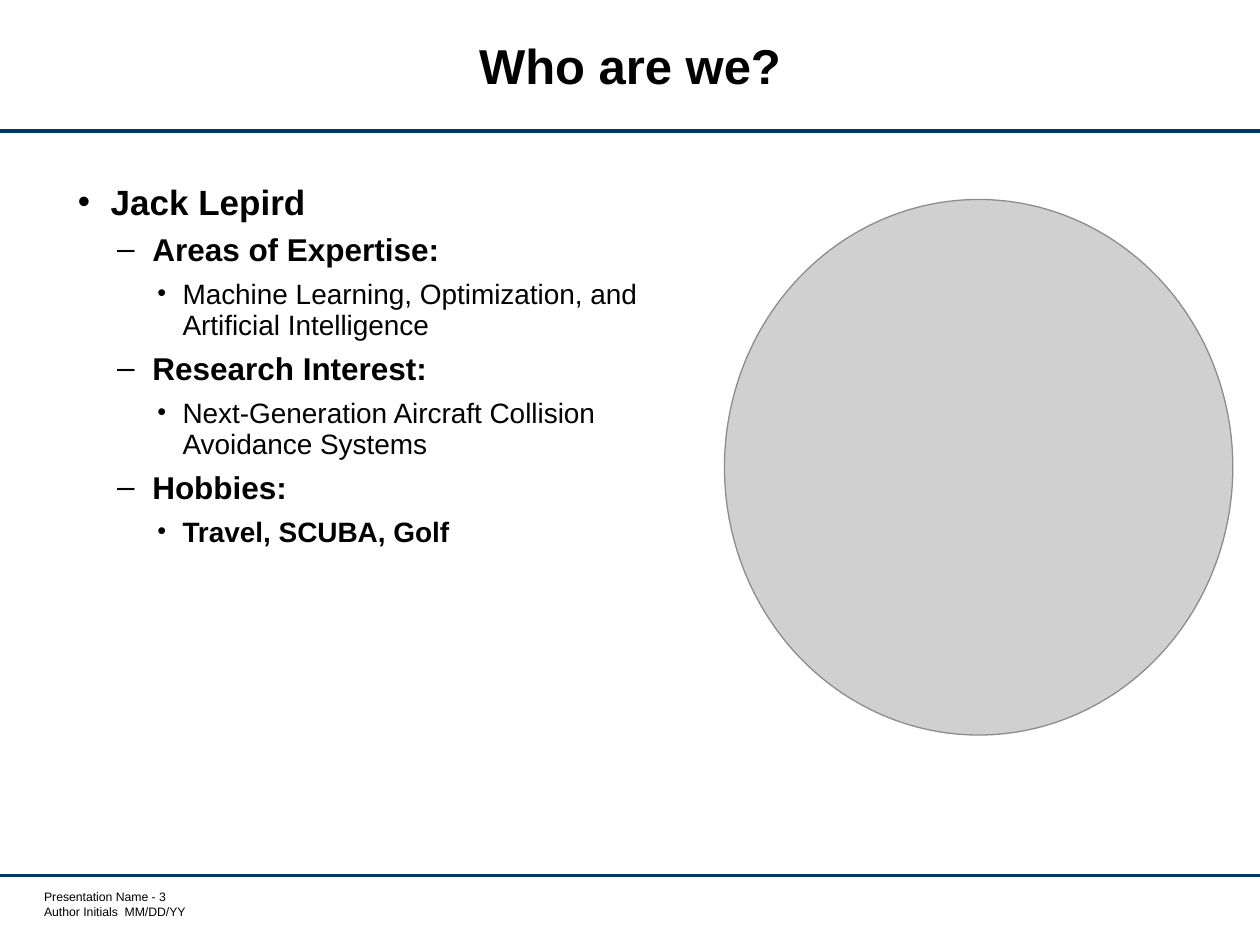
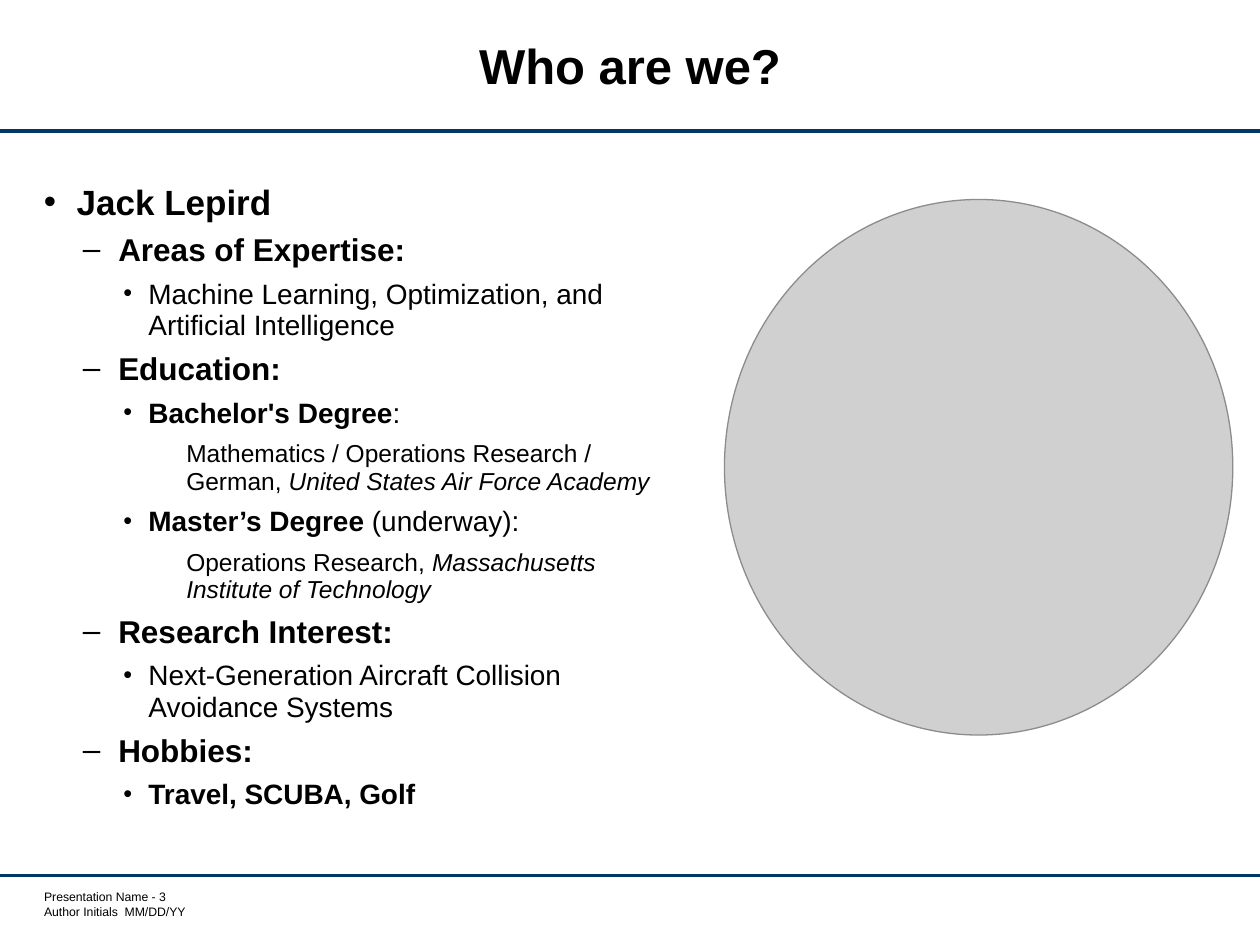
Before and after one commit to mit-ll/TuringMachine, a slide deck: slide 3 of resources/intro/day1.pptx. Drawn at 1260x945 pixels with LibreOffice and Linux fonts; fonts in the diff are those of the drawing; grey boxes stand for pictures; background and template pictures are left out. Boxes give left, top, right and bottom in pixels: in the first picture for what was removed or moved away, otherwise in the second. Text is boxed around its words. In the diff, an @@ line names an element or a change of style, - is before the commit and + after.

Commit message:
powerpoint update

```diff
--- a/resources/intro/day1.pptx
+++ b/resources/intro/day1.pptx
@@ text "Jack Lepird" moved from (x1=111, y1=189, x2=637, y2=547) to (x1=77, y1=189, x2=649, y2=809) @@
@@ text at (x1=118, y1=357, x2=649, y2=603): paragraphs added @@
+  – Education:
+    • Bachelor's Degree:
+      Mathematics / Operations Research / German, United States Air Force Academy
+    • Master’s Degree (underway):
+      Operations Research, Massachusetts Institute of Technology
```
Also in this commit, not shown: 1 other slide changed, 4 slides added.
